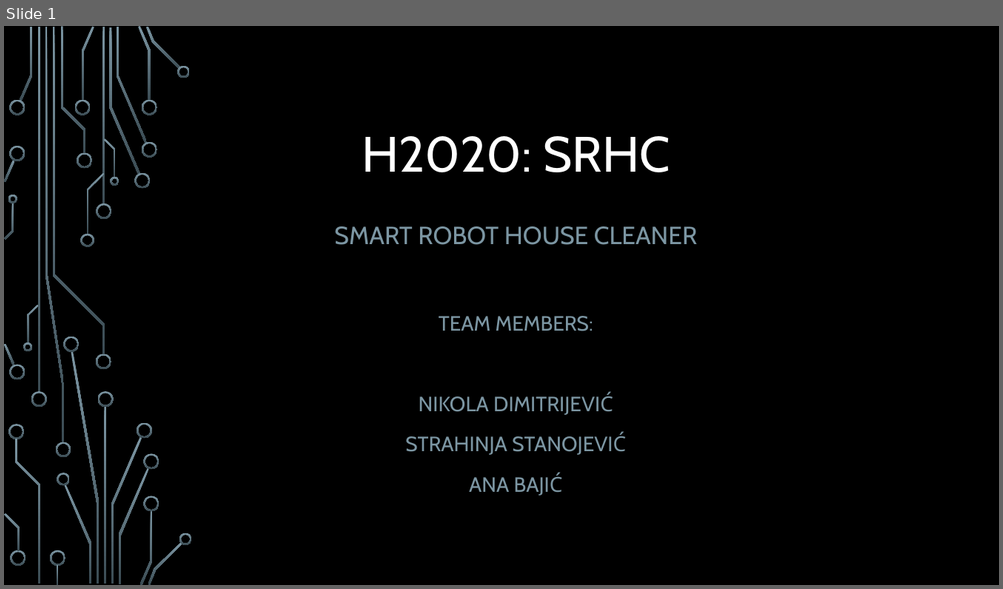
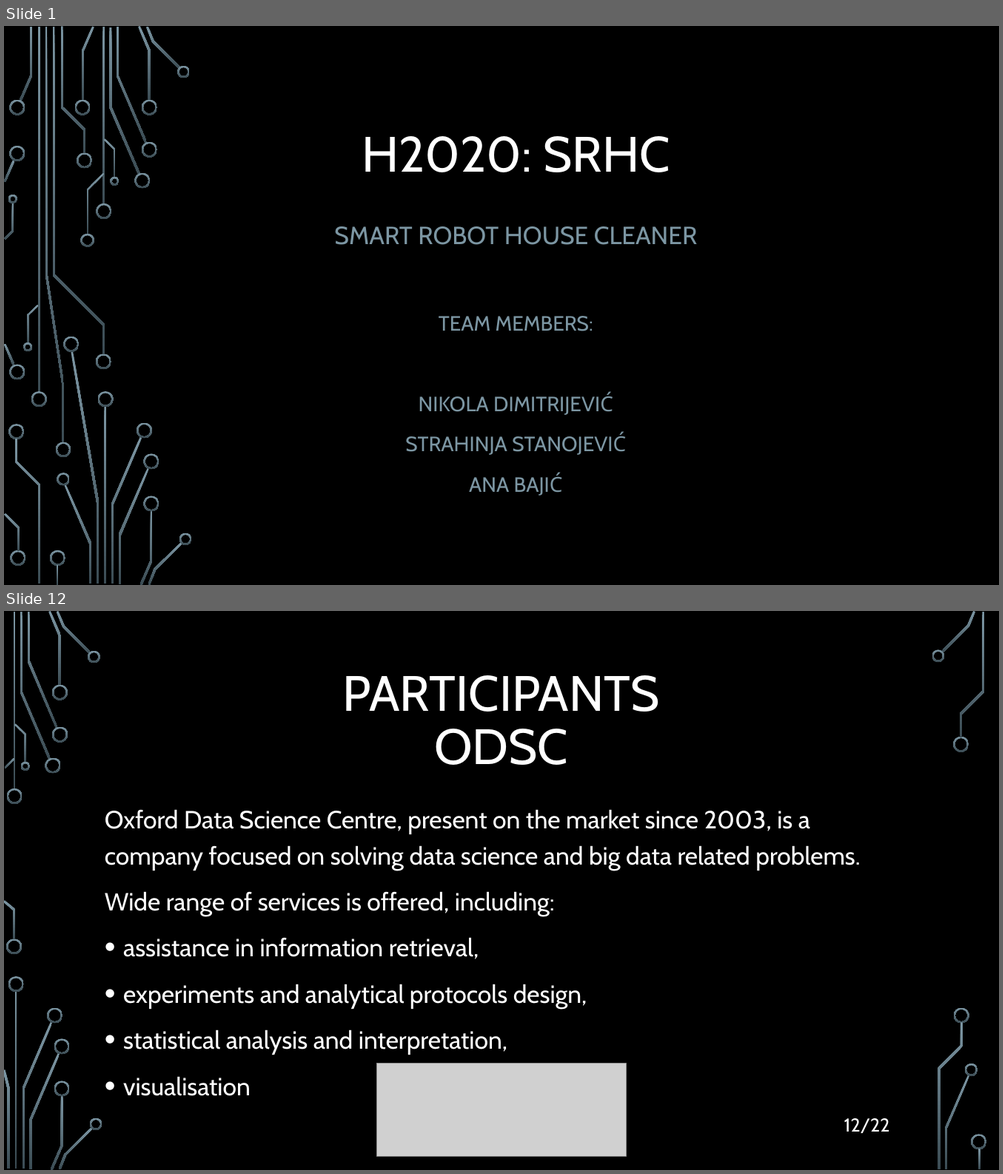
Before and after one commit to filozof50/UP, a slide deck: hw2/H2020.pptx. Shown one above the other, each under a label of ours: slide 1 before the commit, slides 1 and 12 after it; the slides between them are not shown. The pictures are 1003x589 and 1003x1174 pixels, drawn with LibreOffice and Linux fonts; fonts in the diff are those of the drawing; grey boxes stand for pictures; background and template pictures are left out. Boxes give left, top, right and bottom in pixels: in the first picture for what was removed or moved away, otherwise in the second. Text is boxed around its words. In the diff, an @@ line names an element or a change of style, - is before the commit and + after.

```diff
--- a/hw2/H2020.pptx
+++ b/hw2/H2020.pptx
@@ slide 12 added at box(4, 611, 999, 1170), background picture (left out) @@
@@ title added at box(343, 675, 660, 765), 48 pt, text #FFFFFF @@
+PARTICIPANTS
+ODSC
@@ text added at box(105, 809, 859, 1096), 24 pt, text #FFFFFF @@
+Oxford Data Science Centre, present on the market since 2003, is a company focused on solving data science and big data related problems.
+Wide range of services is offered, including:
+• assistance in information retrieval,
+• experiments and analytical protocols design,
+• statistical analysis and interpretation,
+• visualisation
@@ picture added at box(376, 1064, 626, 1156) @@
@@ text added at box(844, 1119, 890, 1133), 18 pt, text #FFFFFF @@
+12/22
@@ group added at box(4, 611, 987, 1170): 33 freeform shapes, 3 rectangles @@
```
Also in this commit, not shown: 5 slides changed, 15 other slides added, 17 other files.
